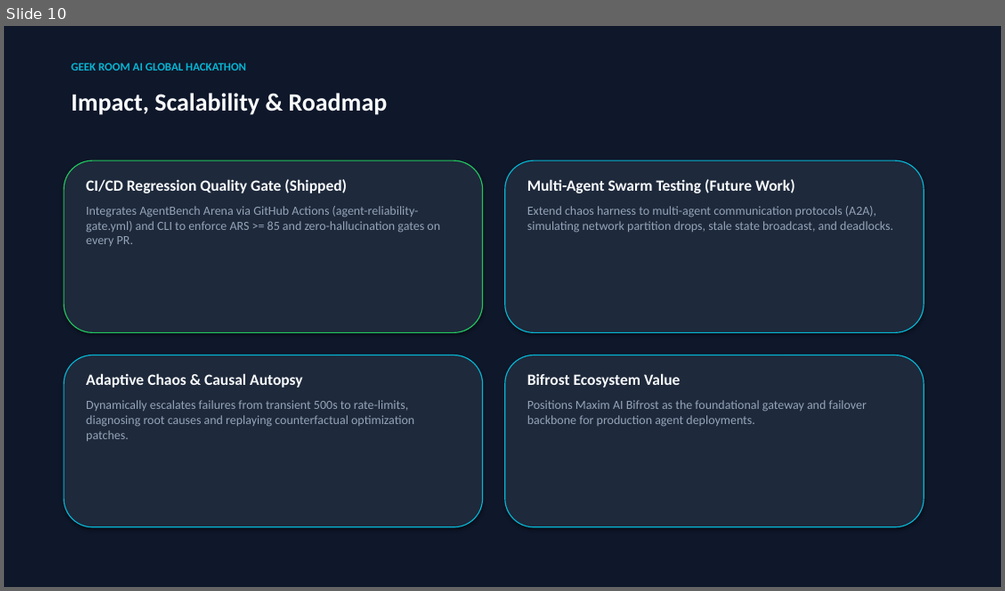
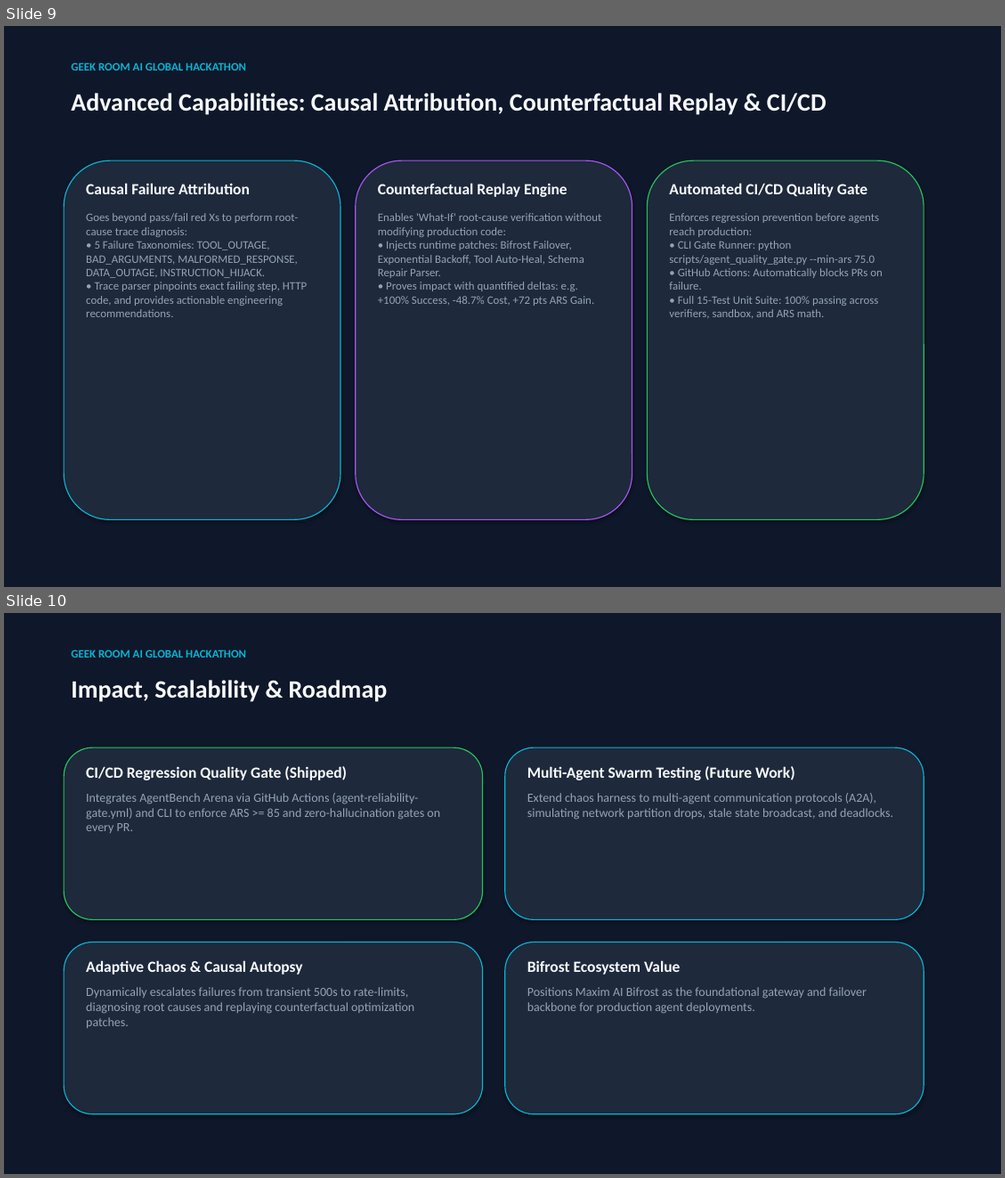
Before and after one commit to Mohan-M04/agentbench-arena, a slide deck: AgentBench_Arena_Hackathon_Pitch_Deck.pptx. Shown one above the other, each under a label of ours: slide 10 before the commit, slides 9 and 10 after it. The pictures are 1005x591 and 1005x1178 pixels, drawn with LibreOffice and Linux fonts; fonts in the diff are those of the drawing. Boxes give left, top, right and bottom in pixels: in the first picture for what was removed or moved away, otherwise in the second. Text is boxed around its words. In the diff, an @@ line names an element or a change of style, - is before the commit and + after.

Commit message:
docs(deck): align pitch deck slides with realistic ARS results and causal attribution

```diff
--- a/AgentBench_Arena_Hackathon_Pitch_Deck.pptx
+++ b/AgentBench_Arena_Hackathon_Pitch_Deck.pptx
@@ slide 9 added at bbox=[4, 26, 1001, 587], background #FFFFFF @@
@@ rectangle added at bbox=[4, 26, 1001, 587], fill #0F172A, outline #0F172A 0.75 pt @@
@@ text added at bbox=[71, 62, 246, 70], 11 pt, text #06B6D4, bold @@
+GEEK ROOM AI GLOBAL HACKATHON
@@ text added at bbox=[71, 93, 826, 115], 24 pt, text #F8FAFC, bold @@
+Advanced Capabilities: Causal Attribution, Counterfactual Replay & CI/CD
@@ rounded rectangle added at bbox=[64, 160, 340, 520], fill #1E293B, outline #06B6D4 1 pt @@
@@ text added at bbox=[86, 183, 307, 317], 11 pt, text #94A3B8 @@
+Causal Failure Attribution
+Goes beyond pass/fail red Xs to perform root-cause trace diagnosis:
+• 5 Failure Taxonomies: TOOL_OUTAGE, BAD_ARGUMENTS, MALFORMED_RESPONSE, DATA_OUTAGE, INSTRUCTION_HIJACK.
+• Trace parser pinpoints exact failing step, HTTP code, and provides actionable engineering recommendations.
@@ rounded rectangle added at bbox=[356, 160, 632, 520], fill #1E293B, outline #A855F7 1 pt @@
@@ text added at bbox=[378, 183, 601, 305], 11 pt, text #94A3B8 @@
+Counterfactual Replay Engine
+Enables 'What-If' root-cause verification without modifying production code:
+• Injects runtime patches: Bifrost Failover, Exponential Backoff, Tool Auto-Heal, Schema Repair Parser.
+• Proves impact with quantified deltas: e.g. +100% Success, -48.7% Cost, +72 pts ARS Gain.
@@ rounded rectangle added at bbox=[647, 160, 923, 520], fill #1E293B, outline #22C55E 1 pt @@
@@ text added at bbox=[669, 183, 882, 318], 11 pt, text #94A3B8 @@
+Automated CI/CD Quality Gate
+Enforces regression prevention before agents reach production:
+• CLI Gate Runner: python scripts/agent_quality_gate.py --min-ars 75.0
+• GitHub Actions: Automatically blocks PRs on failure.
+• Full 15-Test Unit Suite: 100% passing across verifiers, sandbox, and ARS math.
```
Also in this commit, not shown: 1 slide changed, 1 slide removed, 1 other file.
